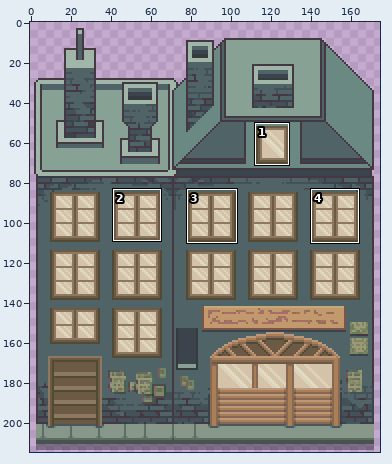
One commit to this sprite sheet: assets/02_architecture/02_palud/paludBuildingLeft.png. The first picture is a wide view before the edit; the outline marks the close-up.
Close-up. Old version:
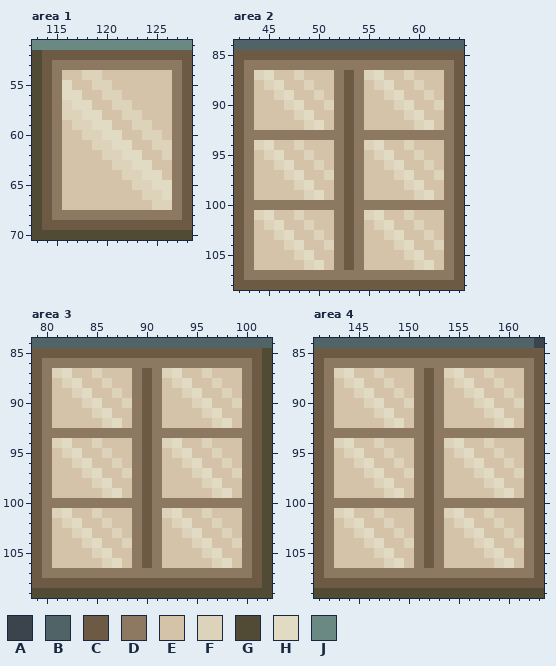
The file is 175x215 pixels. Colours within 5 levels of each other are drawn and written as one. Shown: area 1: x 113..128, y 51..70; area 2: x 42..64, y 84..108; area 3: x 79..102, y 84..109; area 4: x 141..163, y 84..109. The commit also changed other parts of the picture, which this record leaves out.
Palette (. is transparent): A #3b444c  B #506366  C #6d5a45  D #8d7961  E #d4c3a9  F #ddd2ba  G #514a34  H #e2dbc4  J #6b8983
Now the later version:
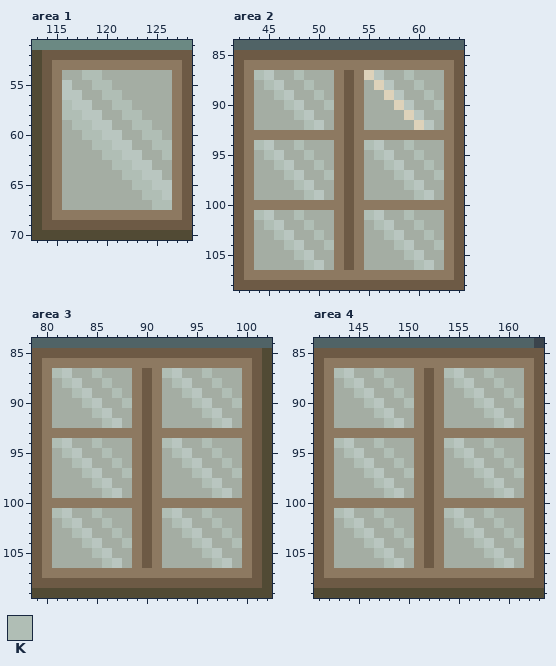
Colours new in this view: K #b0beb5
Diff:
@@ palette @@
-E #d4c3a9
+E #a4ada3
-H #e2dbc4
+H #b9c6c0
--- area 1
@@ x 113..128 @@
 53 GCDDDDDDDDDDDDDC
-54 GCDEEFFEEEEEEEDC
-55 GCDHEEFFEEEEEEDC
-56 GCDHHEEFFEEEEEDC
-57 GCDFHHEEFFEEEEDC
-58 GCDFFHHEEFFEEEDC
-59 GCDEFFHHEEFFEEDC
-60 GCDEEFFHHEEFFEDC
-61 GCDEEEFFHHEEFFDC
-62 GCDEEEEFFHHEEFDC
-63 GCDEEEEEFFHHEEDC
-64 GCDEEEEEEFFHHEDC
-65 GCDEEEEEEEFFHHDC
-66 GCDEEEEEEEEFFHDC
-67 GCDEEEEEEEEEFFDC
+54 GCDEEKKEEEEEEEDC
+55 GCDHEEKKEEEEEEDC
+56 GCDHHEEKKEEEEEDC
+57 GCDKHHEEKKEEEEDC
+58 GCDKKHHEEKKEEEDC
+59 GCDEKKHHEEKKEEDC
+60 GCDEEKKHHEEKKEDC
+61 GCDEEEKKHHEEKKDC
+62 GCDEEEEKKHHEEKDC
+63 GCDEEEEEKKHHEEDC
+64 GCDEEEEEEKKHHEDC
+65 GCDEEEEEEEKKHHDC
+66 GCDEEEEEEEEKKHDC
+67 GCDEEEEEEEEEKKDC
 68 GCDDDDDDDDDDDDDC
--- area 2
@@ x 42..64 @@
  86 CDDDDDDDDDDDDDDDDDDDDDC
- 87 CDFHEEFEEEDCDFHEEFEEEDC
- 88 CDEFHEEFEEDCDEFHEEFEEDC
- 89 CDEEFHEEFEDCDEEFHEEFEDC
- 90 CDEEEFHEEFDCDEEEFHEEFDC
- 91 CDEEEEFHEEDCDEEEEFHEEDC
- 92 CDEEEEEFHEDCDEEEEEFHEDC
+ 87 CDKHEEKEEEDCDFHEEKEEEDC
+ 88 CDEKHEEKEEDCDEFHEEKEEDC
+ 89 CDEEKHEEKEDCDEEFHEEKEDC
+ 90 CDEEEKHEEKDCDEEEFHEEKDC
+ 91 CDEEEEKHEEDCDEEEEFHEEDC
+ 92 CDEEEEEKHEDCDEEEEEFHEDC
  93 CDDDDDDDDDDCDDDDDDDDDDC
- 94 CDFHEEFEEEDCDFHEEFEEEDC
- 95 CDEFHEEFEEDCDEFHEEFEEDC
- 96 CDEEFHEEFEDCDEEFHEEFEDC
- 97 CDEEEFHEEFDCDEEEFHEEFDC
- 98 CDEEEEFHEEDCDEEEEFHEEDC
- 99 CDEEEEEFHEDCDEEEEEFHEDC
+ 94 CDKHEEKEEEDCDKHEEKEEEDC
+ 95 CDEKHEEKEEDCDEKHEEKEEDC
+ 96 CDEEKHEEKEDCDEEKHEEKEDC
+ 97 CDEEEKHEEKDCDEEEKHEEKDC
+ 98 CDEEEEKHEEDCDEEEEKHEEDC
+ 99 CDEEEEEKHEDCDEEEEEKHEDC
 100 CDDDDDDDDDDCDDDDDDDDDDC
-101 CDFHEEFEEEDCDFHEEFEEEDC
-102 CDEFHEEFEEDCDEFHEEFEEDC
-103 CDEEFHEEFEDCDEEFHEEFEDC
-104 CDEEEFHEEFDCDEEEFHEEFDC
-105 CDEEEEFHEEDCDEEEEFHEEDC
-106 CDEEEEEFHEDCDEEEEEFHEDC
+101 CDKHEEKEEEDCDKHEEKEEEDC
+102 CDEKHEEKEEDCDEKHEEKEEDC
+103 CDEEKHEEKEDCDEEKHEEKEDC
+104 CDEEEKHEEKDCDEEEKHEEKDC
+105 CDEEEEKHEEDCDEEEEKHEEDC
+106 CDEEEEEKHEDCDEEEEEKHEDC
 107 CDDDDDDDDDDDDDDDDDDDDDC
--- area 3
@@ x 79..102 @@
  86 CDDDDDDDDDDDDDDDDDDDDDCG
- 87 CDFHEEFEEEDCDFHEEFEEEDCG
- 88 CDEFHEEFEEDCDEFHEEFEEDCG
- 89 CDEEFHEEFEDCDEEFHEEFEDCG
- 90 CDEEEFHEEFDCDEEEFHEEFDCG
- 91 CDEEEEFHEEDCDEEEEFHEEDCG
- 92 CDEEEEEFHEDCDEEEEEFHEDCG
+ 87 CDKHEEKEEEDCDKHEEKEEEDCG
+ 88 CDEKHEEKEEDCDEKHEEKEEDCG
+ 89 CDEEKHEEKEDCDEEKHEEKEDCG
+ 90 CDEEEKHEEKDCDEEEKHEEKDCG
+ 91 CDEEEEKHEEDCDEEEEKHEEDCG
+ 92 CDEEEEEKHEDCDEEEEEKHEDCG
  93 CDDDDDDDDDDCDDDDDDDDDDCG
- 94 CDFHEEFEEEDCDFHEEFEEEDCG
- 95 CDEFHEEFEEDCDEFHEEFEEDCG
- 96 CDEEFHEEFEDCDEEFHEEFEDCG
- 97 CDEEEFHEEFDCDEEEFHEEFDCG
- 98 CDEEEEFHEEDCDEEEEFHEEDCG
- 99 CDEEEEEFHEDCDEEEEEFHEDCG
+ 94 CDKHEEKEEEDCDKHEEKEEEDCG
+ 95 CDEKHEEKEEDCDEKHEEKEEDCG
+ 96 CDEEKHEEKEDCDEEKHEEKEDCG
+ 97 CDEEEKHEEKDCDEEEKHEEKDCG
+ 98 CDEEEEKHEEDCDEEEEKHEEDCG
+ 99 CDEEEEEKHEDCDEEEEEKHEDCG
 100 CDDDDDDDDDDCDDDDDDDDDDCG
-101 CDFHEEFEEEDCDFHEEFEEEDCG
-102 CDEFHEEFEEDCDEFHEEFEEDCG
-103 CDEEFHEEFEDCDEEFHEEFEDCG
-104 CDEEEFHEEFDCDEEEFHEEFDCG
-105 CDEEEEFHEEDCDEEEEFHEEDCG
-106 CDEEEEEFHEDCDEEEEEFHEDCG
+101 CDKHEEKEEEDCDKHEEKEEEDCG
+102 CDEKHEEKEEDCDEKHEEKEEDCG
+103 CDEEKHEEKEDCDEEKHEEKEDCG
+104 CDEEEKHEEKDCDEEEKHEEKDCG
+105 CDEEEEKHEEDCDEEEEKHEEDCG
+106 CDEEEEEKHEDCDEEEEEKHEDCG
 107 CDDDDDDDDDDDDDDDDDDDDDCG
--- area 4
@@ x 141..163 @@
  86 CDDDDDDDDDDDDDDDDDDDDDC
- 87 CDFHEEFEEEDCDFHEEFEEEDC
- 88 CDEFHEEFEEDCDEFHEEFEEDC
- 89 CDEEFHEEFEDCDEEFHEEFEDC
- 90 CDEEEFHEEFDCDEEEFHEEFDC
- 91 CDEEEEFHEEDCDEEEEFHEEDC
- 92 CDEEEEEFHEDCDEEEEEFHEDC
+ 87 CDKHEEKEEEDCDKHEEKEEEDC
+ 88 CDEKHEEKEEDCDEKHEEKEEDC
+ 89 CDEEKHEEKEDCDEEKHEEKEDC
+ 90 CDEEEKHEEKDCDEEEKHEEKDC
+ 91 CDEEEEKHEEDCDEEEEKHEEDC
+ 92 CDEEEEEKHEDCDEEEEEKHEDC
  93 CDDDDDDDDDDCDDDDDDDDDDC
- 94 CDFHEEFEEEDCDFHEEFEEEDC
- 95 CDEFHEEFEEDCDEFHEEFEEDC
- 96 CDEEFHEEFEDCDEEFHEEFEDC
- 97 CDEEEFHEEFDCDEEEFHEEFDC
- 98 CDEEEEFHEEDCDEEEEFHEEDC
- 99 CDEEEEEFHEDCDEEEEEFHEDC
+ 94 CDKHEEKEEEDCDKHEEKEEEDC
+ 95 CDEKHEEKEEDCDEKHEEKEEDC
+ 96 CDEEKHEEKEDCDEEKHEEKEDC
+ 97 CDEEEKHEEKDCDEEEKHEEKDC
+ 98 CDEEEEKHEEDCDEEEEKHEEDC
+ 99 CDEEEEEKHEDCDEEEEEKHEDC
 100 CDDDDDDDDDDCDDDDDDDDDDC
-101 CDFHEEFEEEDCDFHEEFEEEDC
-102 CDEFHEEFEEDCDEFHEEFEEDC
-103 CDEEFHEEFEDCDEEFHEEFEDC
-104 CDEEEFHEEFDCDEEEFHEEFDC
-105 CDEEEEFHEEDCDEEEEFHEEDC
-106 CDEEEEEFHEDCDEEEEEFHEDC
+101 CDKHEEKEEEDCDKHEEKEEEDC
+102 CDEKHEEKEEDCDEKHEEKEEDC
+103 CDEEKHEEKEDCDEEKHEEKEDC
+104 CDEEEKHEEKDCDEEEKHEEKDC
+105 CDEEEEKHEEDCDEEEEKHEEDC
+106 CDEEEEEKHEDCDEEEEEKHEDC
 107 CDDDDDDDDDDDDDDDDDDDDDC
